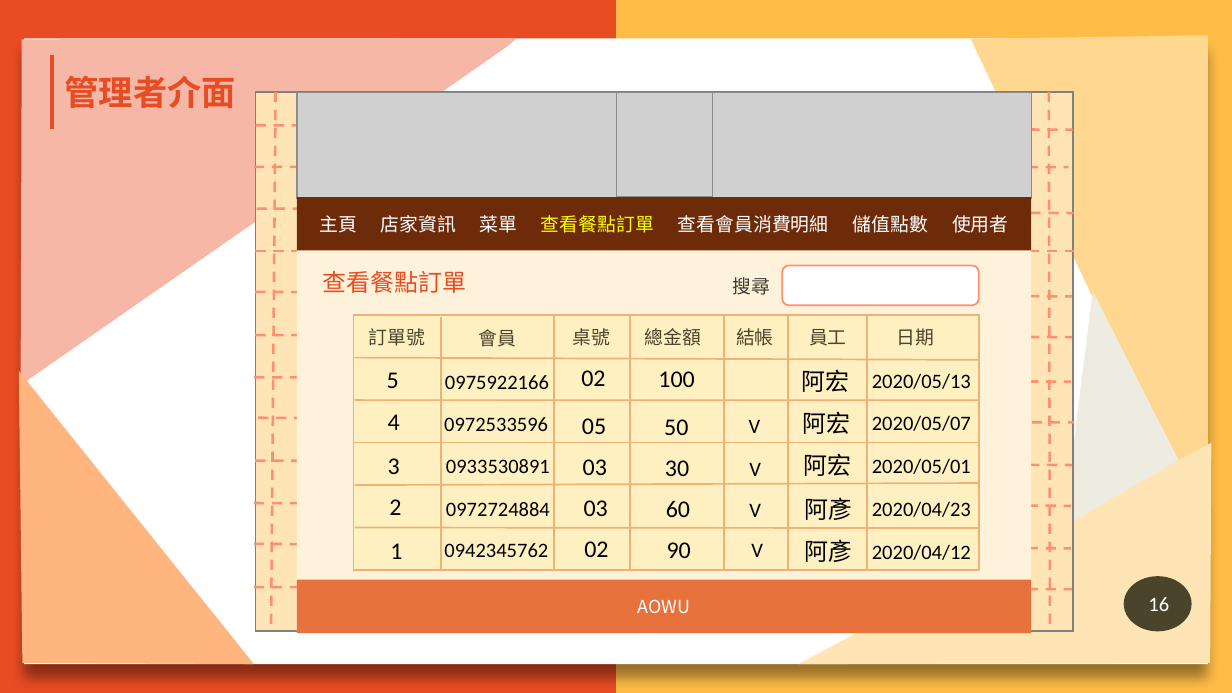
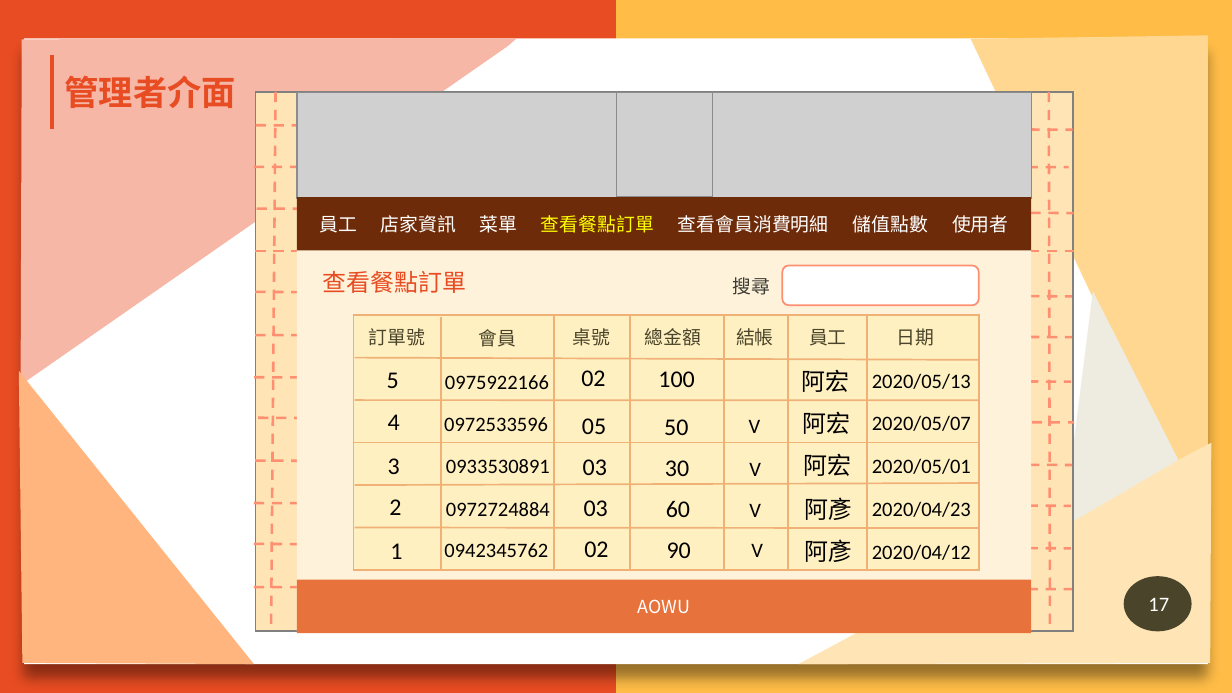
Before and after one commit to N1066442/board-game, a slide deck: slide 17 of 第109408組-AOWU桌遊GO-ppt.pptx (slide 16 before the commit). Drawn at 1232x693 pixels with LibreOffice and Linux fonts; fonts in the diff are those of the drawing; grey boxes stand for pictures; background and template pictures are left out. Boxes give left, top, right and bottom in pixels: in the first picture for what was removed or moved away, otherwise in the second. Text is boxed around its words. In the diff, an @@ line names an element or a change of style, - is before the commit and + after.

```diff
--- a/第109408組-AOWU桌遊GO-ppt.pptx
+++ b/第109408組-AOWU桌遊GO-ppt.pptx
@@ text at (319,216,357,233): text changed @@
-主頁
+員工
@@ page number at (1148,597,1169,611): text changed @@
-16
+17
```
Also in this commit, not shown: 5 other slides changed, 1 slide added.
